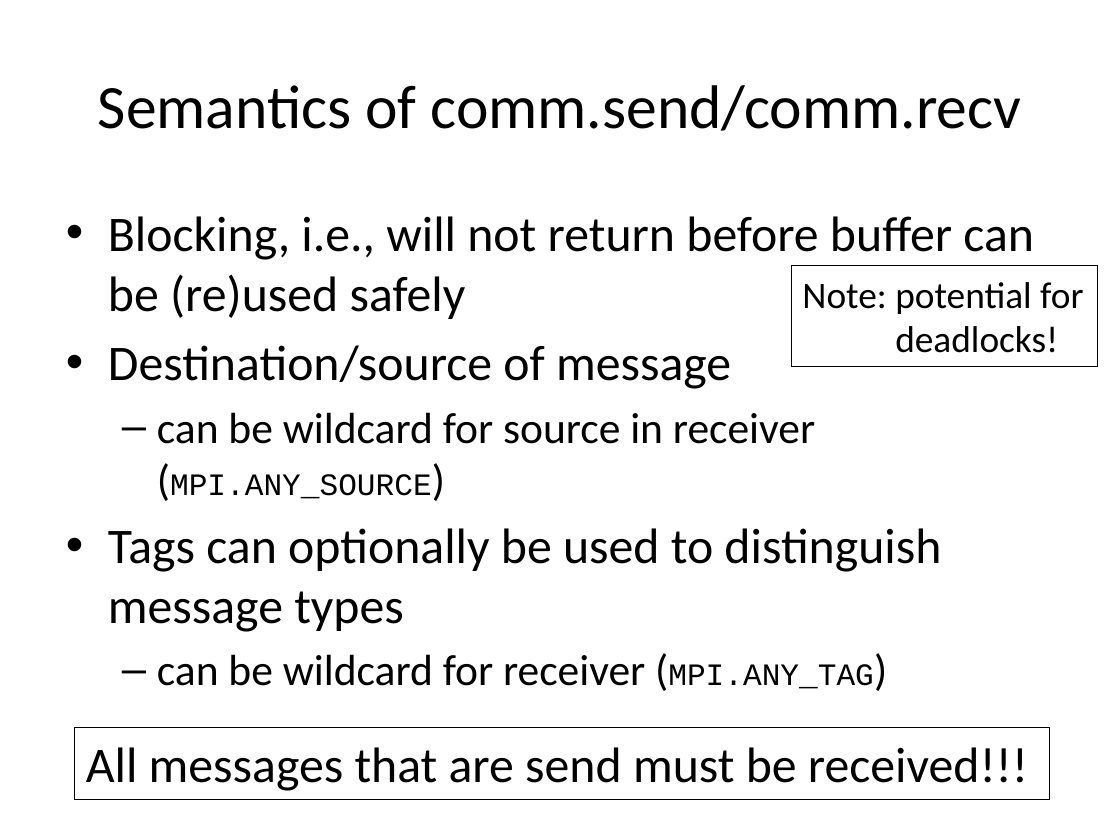
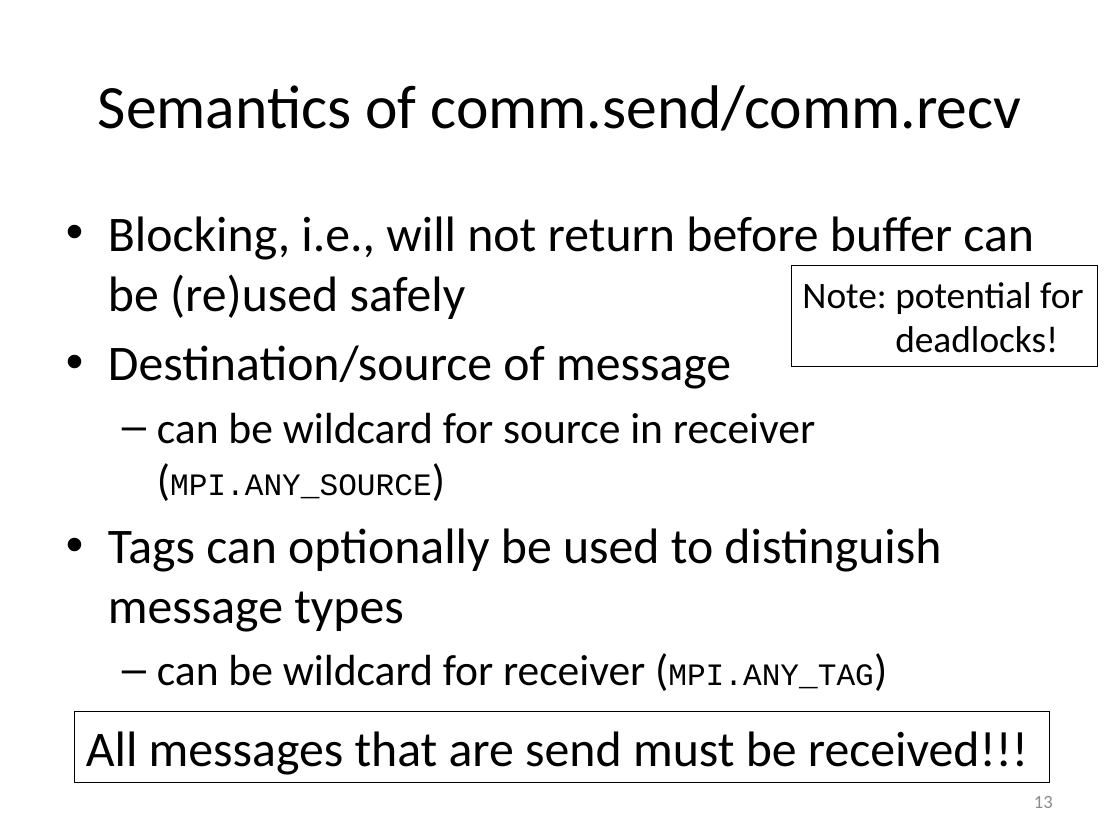
Before and after one commit to gjbex/training-material, a slide deck: slide 13 of Python/Mpi4py/mpi4py.pptx. Drawn at 1120x840 pixels with LibreOffice and Linux fonts; fonts in the diff are those of the drawing. Boxes give left, top, right and bottom in pixels: in the first picture for what was removed or moved away, otherwise in the second. Text is boxed around its words. In the diff, an @@ line names an element or a change of style, - is before the commit and + after.

```diff
--- a/Python/Mpi4py/mpi4py.pptx
+++ b/Python/Mpi4py/mpi4py.pptx
@@ rectangle "All messages that are send ..." moved from (x1=75, y1=728, x2=1049, y2=800) to (x1=75, y1=711, x2=1049, y2=783) @@
@@ page number added at (x1=1034, y1=796, x2=1053, y2=808), 12 pt, text #8C8C8C @@
+13
```
Also in this commit, not shown: 27 other slides changed, 1 slide added.
